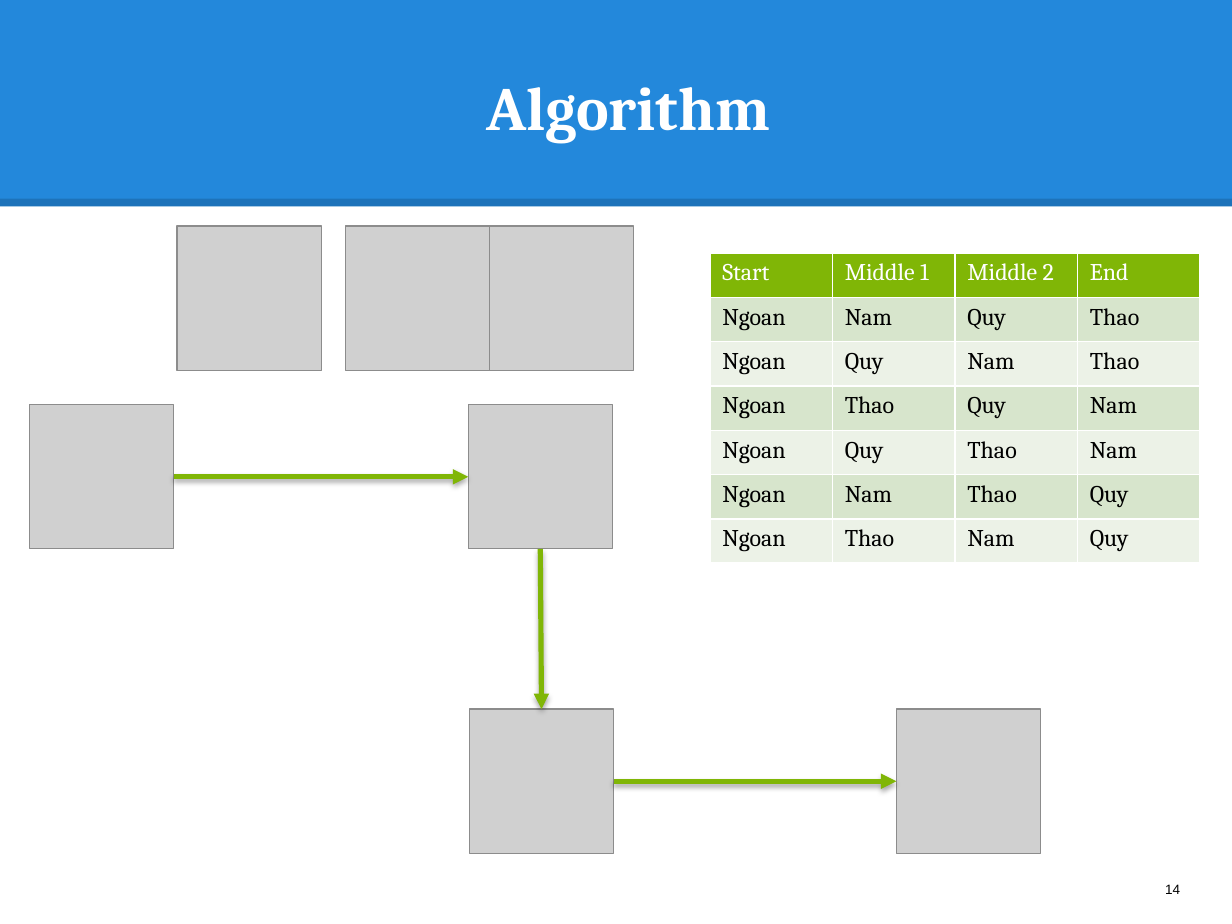
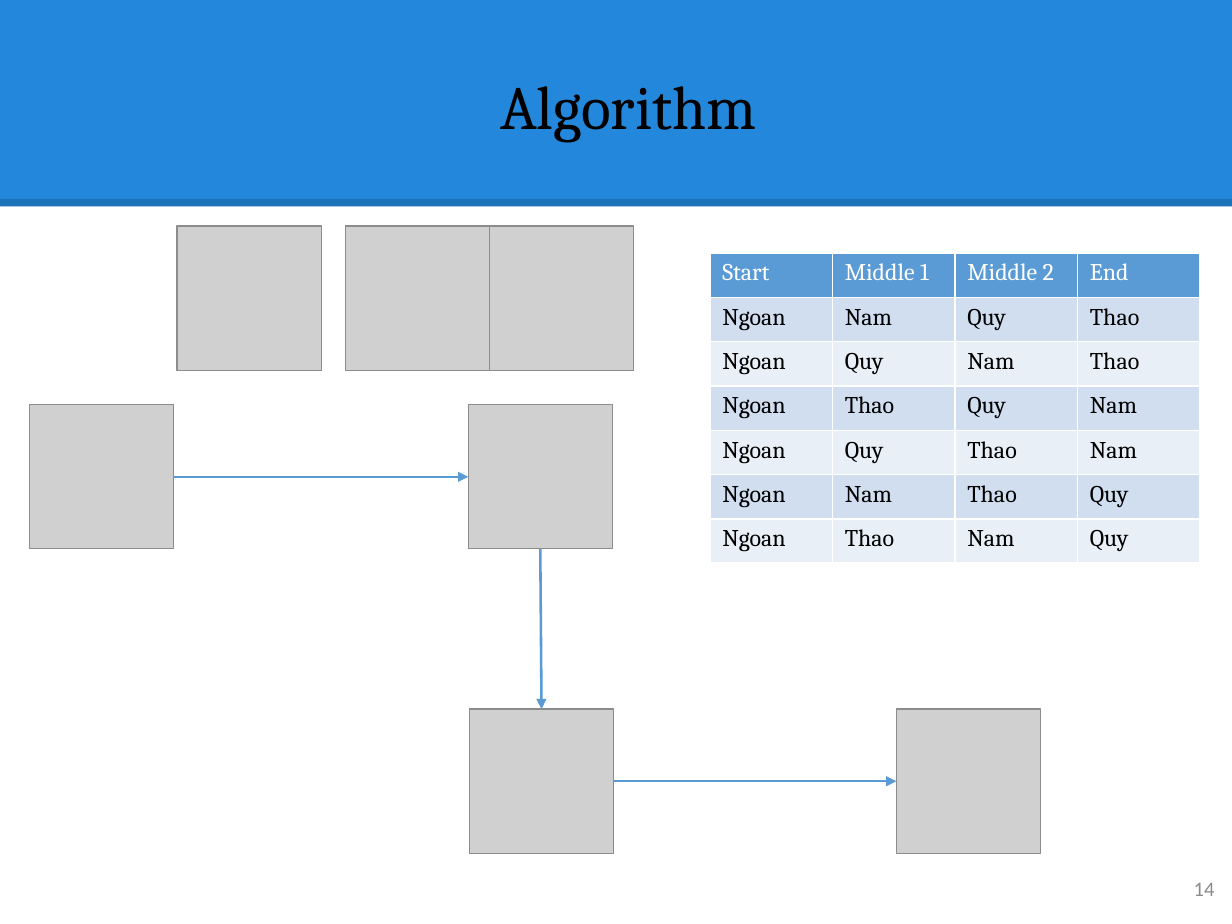
Before and after one commit to hqt/street-router, a slide deck: slide 14 of Document/presentation/full presentation.pptx. Drawn at 1232x924 pixels with LibreOffice and Linux fonts; fonts in the diff are those of the drawing; grey boxes stand for pictures. Boxes give left, top, right and bottom in pixels: in the first picture for what was removed or moved away, otherwise in the second. Text is boxed around its words. In the diff, an @@ line names an element or a change of style, - is before the commit and + after.

```diff
--- a/Document/presentation/full presentation.pptx
+++ b/Document/presentation/full presentation.pptx
@@ title "Algorithm" at (500,86,756,142): text colour #FFFFFF to #000000, bold off; line spacing 1 to 0.9 @@
@@ table at (710,253,1198,563) @@
@@ fill #80B606 to #5B9BD5 in row 1 @@
@@ fill #D8E5CC to #D2DEEF in 12 cells @@
@@ fill #EDF3E7 to #EAEFF7 in 12 cells @@
@@ arrow (174, 477) - (468, 477): stroke #80B606 3 pt to #5B9BD5 1.5 pt @@
@@ arrow (541, 549) - (542, 710): stroke #80B606 3 pt to #5B9BD5 1.5 pt @@
@@ arrow (614, 781) - (897, 781): stroke #80B606 3 pt to #5B9BD5 1.5 pt @@
@@ page number at (1194,883,1215,896): size 7.9 to 12 pt, font Arial to Calibri, text colour #000000 to #8C8C8C; alignment left to right @@
```
Also in this commit, not shown: 70 other slides changed, 3 slides added, 4 slides removed, 17 other files.
